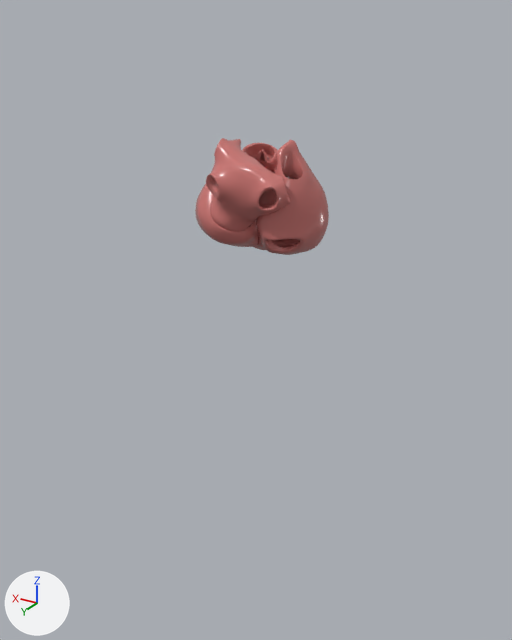
The glTF model public/models/heart.glb, before and after one commit.
Before and after are seen from a 50 mm lens placed at (-0.281, 0.462, 0.617), pointed at (0.02, -0.039, 0.366). Lighting does not change. The marker at lower left points along +X, +Y and +Z. The picture after the commit comes second. Where no turn or scale is listed for an object, it has been applied to the vertices.

The first picture shows 'la', 'lv', 'ra' and 4 more.
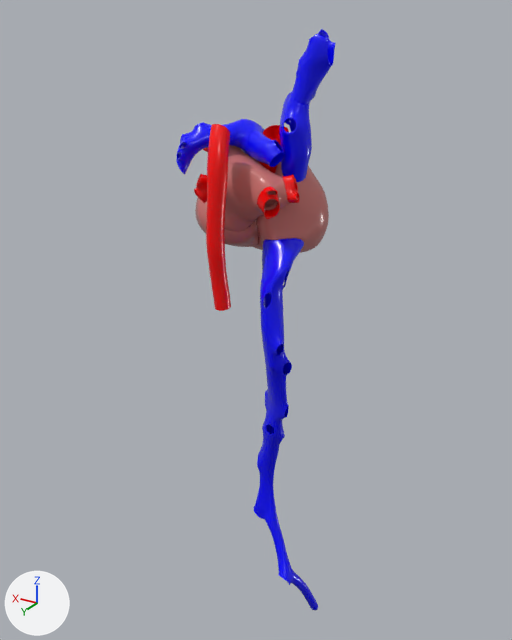
Boxes (x1, y1, x2, y2) around the edits, measured in the pictures (512 x 640 px):
'ivc2', added (blue): after (254, 311, 292, 523)
'dao', added (red): after (206, 124, 231, 311)
'svc', added (blue): after (279, 92, 312, 182)
'ivc', added (blue): after (260, 238, 304, 315)
'bcv', added (blue): after (292, 29, 336, 105)
'lpa', added (blue): after (176, 119, 242, 174)
'rpa', added (blue): after (248, 129, 285, 167)
'cil', added (blue): after (267, 517, 294, 585)
'pa', added (blue): after (231, 119, 264, 156)
'pvri', added (red): after (257, 186, 280, 219)
'pvrs', added: after (282, 174, 300, 203)
'eil', added: after (292, 572, 318, 610)
'ao', added: after (258, 125, 289, 173)
'pvli', added: after (194, 174, 207, 203)
'pvls', added (mostly hidden): after (203, 147, 208, 152)

Diff of the bpy script that builds the scene:
```diff
--- a/public/models/heart.glb.py
+++ b/public/models/heart.glb.py
@@ ob_ivc @@
+ob_ivc = bpy.data.objects.new('ivc', me_vh_m_inferior_vena_cava_a)  # 2440 vertices, 4840 faces; spans x -0.0369..-0.0037, y -0.0278..0.0204, z 0.4001..0.4573; in mat_vein_mat8 (blue #0000ff)
+ob_ivc.location = (0.0, 0.0, 0.0)
@@ ob_ivc2 @@
+ob_ivc2 = bpy.data.objects.new('ivc2', me_vh_m_inferior_vena_cava_b)  # 2072 vertices, 4041 faces; spans x -0.041..0.01, y -0.027..0.021, z 0.169..0.404; in mat_vein_mat8 (blue #0000ff)
+ob_ivc2.location = (0.0, 0.0, 0.0)
@@ ob_svc @@
+ob_svc = bpy.data.objects.new('svc', me_vh_m_superior_vena_cava)  # 3456 vertices, 6913 faces; spans x -0.0393..-0.0115, y -0.0352..-0.0047, z 0.4993..0.5661; in mat_vein_mat8 (blue #0000ff)
+ob_svc.location = (0.0, 0.0, 0.0)
@@ ob_bcv @@
+ob_bcv = bpy.data.objects.new('bcv', me_vh_m_brachiocephalic_vein_r)  # 2446 vertices, 4900 faces; spans x -0.051..-0.0224, y -0.0349..-0.0138, z 0.5569..0.6081; in mat_vein_mat8 (blue #0000ff)
+ob_bcv.location = (0.0, 0.0, 0.0)
@@ ob_pvls @@
+ob_pvls = bpy.data.objects.new('pvls', me_vh_m_pulmonary_vein_l_sup)  # 884 vertices, 1772 faces; spans x 0.0323..0.0472, y -0.015..-0.001, z 0.5146..0.534; in mat_artery_mat7 (red #ff0000)
+ob_pvls.location = (0.0, 0.0, 0.0)
@@ ob_pvli @@
+ob_pvli = bpy.data.objects.new('pvli', me_vh_m_pulmonary_vein_l_inf)  # 975 vertices, 1954 faces; spans x 0.02..0.0428, y 0.0063..0.0244, z 0.4821..0.5063; in mat_artery_mat7 (red #ff0000)
+ob_pvli.location = (0.0, 0.0, 0.0)
@@ ob_pvrs @@
+ob_pvrs = bpy.data.objects.new('pvrs', me_vh_m_pulmonary_vein_r_sup)  # 884 vertices, 1772 faces; spans x -0.0387..-0.0236, y -0.0114..0.0013, z 0.487..0.5079; in mat_artery_mat7 (red #ff0000)
+ob_pvrs.location = (0.0, 0.0, 0.0)
@@ ob_pvri @@
+ob_pvri = bpy.data.objects.new('pvri', me_vh_m_pulmonary_vein_r_inf)  # 1715 vertices, 3434 faces; spans x -0.0324..-0.0121, y 0.0064..0.0193, z 0.4761..0.5013; in mat_artery_mat7 (red #ff0000)
+ob_pvri.location = (0.0, 0.0, 0.0)
@@ ob_pa @@
+ob_pa = bpy.data.objects.new('pa', me_vh_m_pulmonary_trunk)  # 1424 vertices, 2852 faces; spans x 0.0012..0.0297, y -0.0487..-0.0019, z 0.5051..0.5435; in mat_vein_mat8 (blue #0000ff)
+ob_pa.location = (0.0, 0.0, 0.0)
@@ ob_rpa @@
+ob_rpa = bpy.data.objects.new('rpa', me_vh_m_pulmonary_artery_r)  # 1305 vertices, 2614 faces; spans x -0.0253..0.007, y -0.0218..0.0048, z 0.5124..0.537; in mat_vein_mat8 (blue #0000ff)
+ob_rpa.location = (0.0, 0.0, 0.0)
@@ ob_lpa @@
+ob_lpa = bpy.data.objects.new('lpa', me_vh_m_pulmonary_artery_l)  # 2653 vertices, 5326 faces; spans x 0.0138..0.0573, y -0.0183..0.0277, z 0.5049..0.5433; in mat_vein_mat8 (blue #0000ff)
+ob_lpa.location = (0.0, 0.0, 0.0)
@@ ob_dao @@
+ob_dao = bpy.data.objects.new('dao', me_vh_m_descending_aorta_a)  # 651 vertices, 1246 faces; spans x 0.0038..0.0221, y 0.014..0.0386, z 0.4017..0.5451; in mat_artery_mat7 (red #ff0000)
+ob_dao.location = (0.0, 0.0, 0.0)
@@ ob_ao @@
+ob_ao = bpy.data.objects.new('ao', me_vh_m_ascending_aorta)  # 708 vertices, 1336 faces; spans x -0.0154..0.0105, y -0.0397..-0.0174, z 0.5..0.538; in mat_artery_mat7 (red #ff0000)
+ob_ao.location = (0.0, 0.0, 0.0)
@@ ob_eil @@
+ob_eil = bpy.data.objects.new('eil', me_vh_m_external_iliac_vein_r)  # 286 vertices, 552 faces; spans x -0.0523..-0.0297, y -0.0453..-0.0088, z 0.0583..0.1225; in mat_vein_mat8 (blue #0000ff)
+ob_eil.location = (0.0, 0.0, 0.0)
@@ ob_cil @@
+ob_cil = bpy.data.objects.new('cil', me_vh_m_common_iliac_vein_r)  # 345 vertices, 640 faces; spans x -0.0396..-0.0058, y -0.0236..-0.0011, z 0.1121..0.1753; in mat_vein_mat8 (blue #0000ff)
+ob_cil.location = (0.0, 0.0, 0.0)
```
